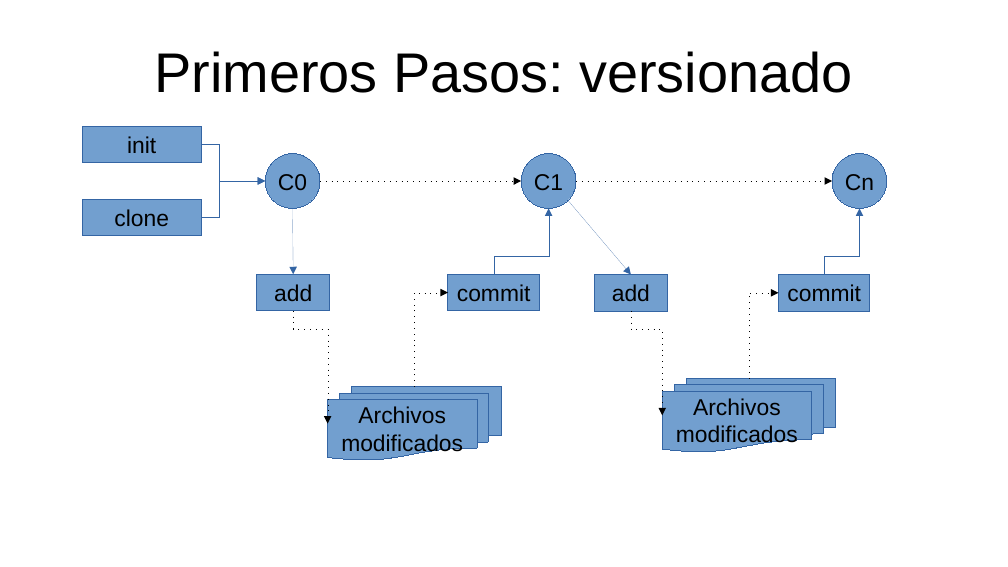
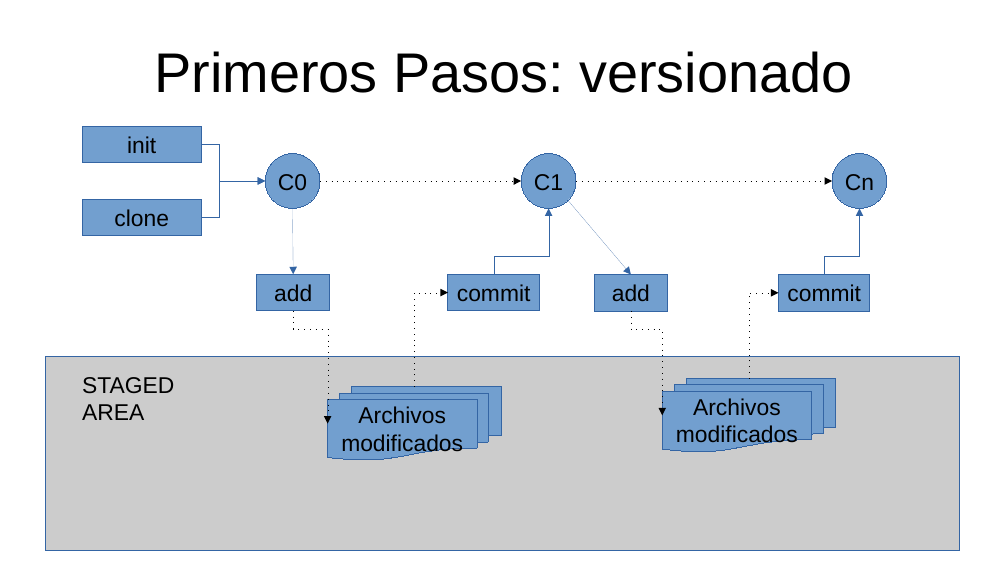
Before and after one commit to hectornieto/cursoGit, a slide deck: slide 15 of presentaciones/intro_git.odp (slide 14 before the commit). Drawn at 1008x567 pixels with LibreOffice and Linux fonts; fonts in the diff are those of the drawing. Boxes give left, top, right and bottom in pixels: in the first picture for what was removed or moved away, otherwise in the second. Text is boxed around its words. In the diff, an @@ line names an element or a change of style, - is before the commit and + after.

```diff
--- a/presentaciones/intro_git.odp
+++ b/presentaciones/intro_git.odp
@@ rectangle added at bbox=[46, 357, 960, 551], fill #CCCCCC, outline #3465A4 0 pt @@
@@ text added at bbox=[82, 377, 174, 420], 18 pt, text #000000 @@
+STAGED
+AREA
```
Also in this commit, not shown: 1 slide added, 1 other file.
